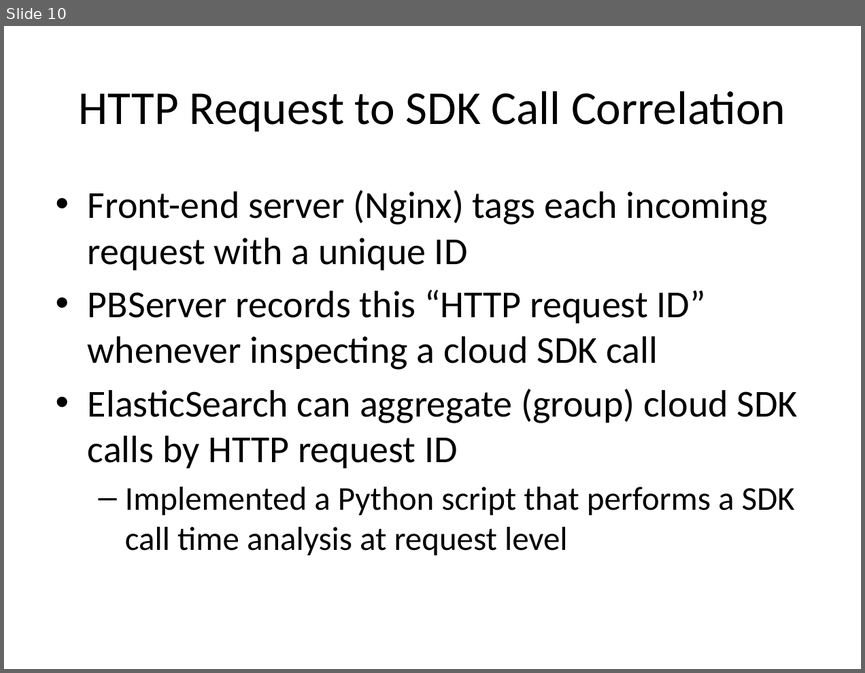
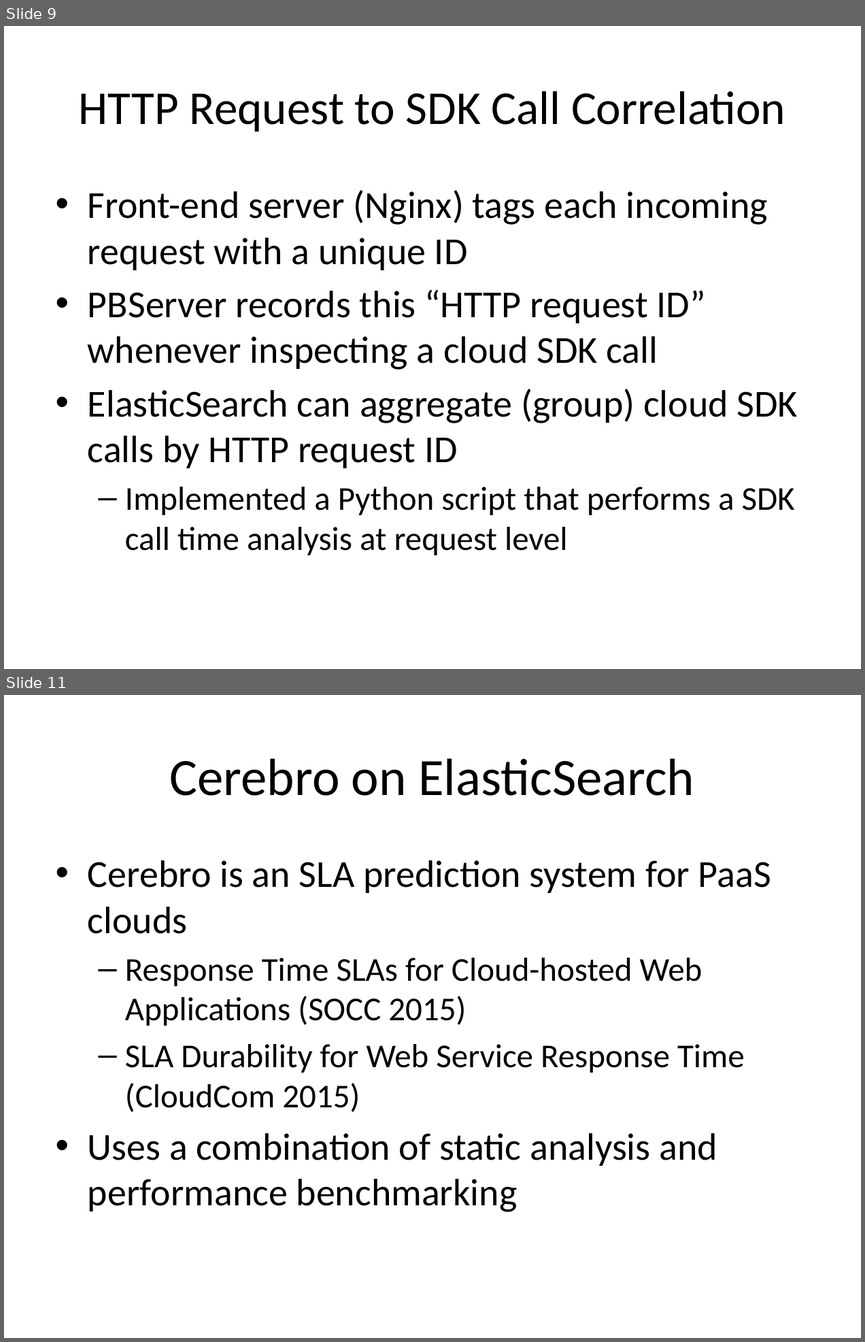
Before and after one commit to Dithn/eager-appscale, a slide deck: Eager/elk-experiment/Huawei_Presentation_1.pptx. Shown one above the other, each under a label of ours: slide 10 before the commit, slides 9 and 11 after it; the slides between them are not shown. The pictures are 865x673 and 865x1342 pixels, drawn with LibreOffice and Linux fonts; fonts in the diff are those of the drawing. Boxes give left, top, right and bottom in pixels: in the first picture for what was removed or moved away, otherwise in the second. Text is boxed around its words. In the diff, an @@ line names an element or a change of style, - is before the commit and + after.

```diff
--- a/Eager/elk-experiment/Huawei_Presentation_1.pptx
+++ b/Eager/elk-experiment/Huawei_Presentation_1.pptx
@@ slide 11 added at [4,695,861,1338], background #FFFFFF @@
@@ title added at [170,758,694,796], 44 pt, text #000000 @@
+Cerebro on ElasticSearch
@@ text added at [88,860,771,1212], 28 pt, text #000000 @@
+• Cerebro is an SLA prediction system for PaaS clouds
+  – Response Time SLAs for Cloud-hosted Web Applications (SOCC 2015)
+  – SLA Durability for Web Service Response Time (CloudCom 2015)
+• Uses a combination of static analysis and performance benchmarking
@@ what was slide 10 is now slide 9 @@
```
Also in this commit, not shown: 2 slides changed, 3 other slides added, 2 slides removed.
